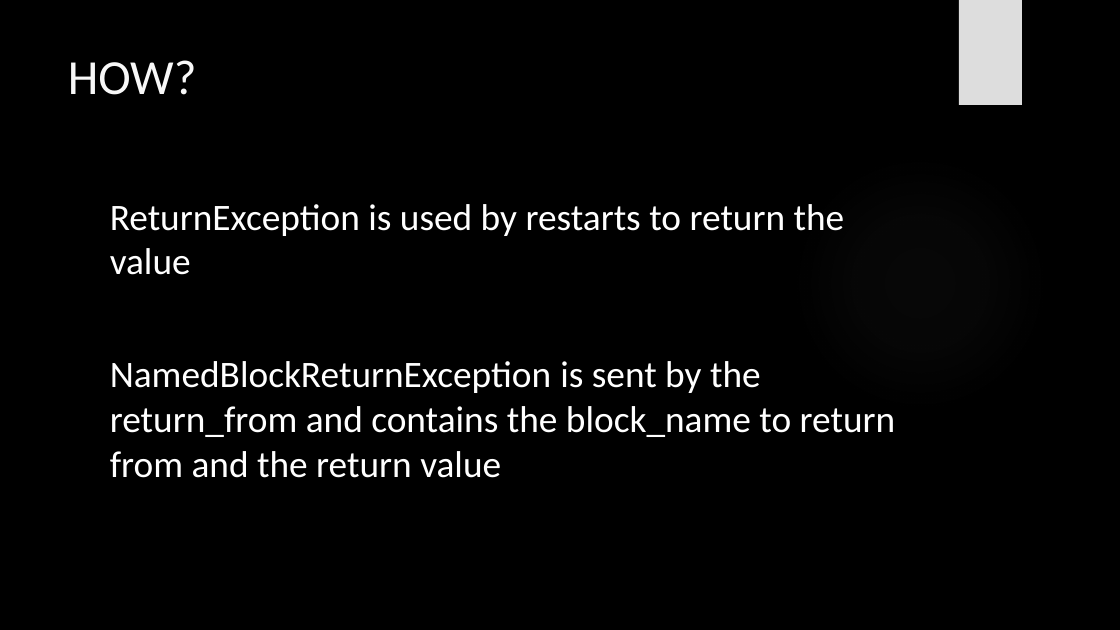
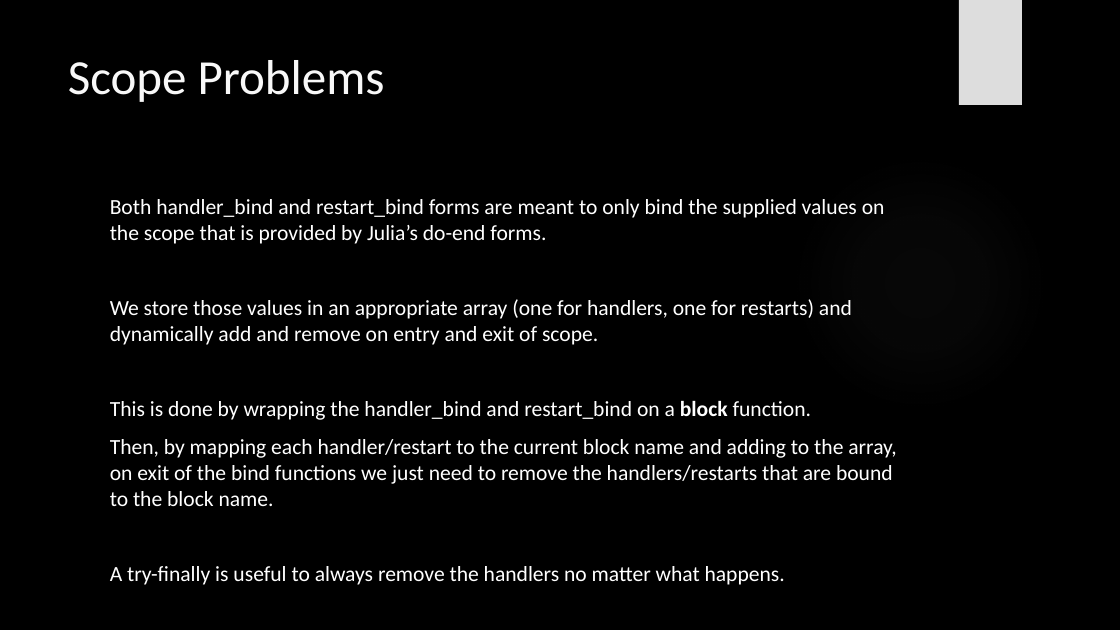
Before and after one commit to davidfrickert/PAva-19-20, a slide deck: slide 5 of PAva_Presentation.pptx (slide 4 before the commit). Drawn at 1120x630 pixels with LibreOffice and Linux fonts; fonts in the diff are those of the drawing; background and template pictures are left out. Boxes give left, top, right and bottom in pixels: in the first picture for what was removed or moved away, otherwise in the second. Text is boxed around its words. In the diff, an @@ line names an element or a change of style, - is before the commit and + after.

```diff
--- a/PAva_Presentation.pptx
+++ b/PAva_Presentation.pptx
@@ title at [68, 60, 385, 102]: text changed @@
-HOW?
+Scope Problems
@@ text at [110, 199, 896, 585]: text changed; size 32 to 18.5 pt @@
-ReturnException is used by restarts to return the value
-NamedBlockReturnException is sent by the return_from and contains the block_name to return from and the return value
+Both handler_bind and restart_bind forms are meant to only bind the supplied values on the scope that is provided by Julia’s do-end forms.
+We store those values in an appropriate array (one for handlers, one for restarts) and dynamically add and remove on entry and exit of scope.
+This is done by wrapping the handler_bind and restart_bind on a block function.
+Then, by mapping each handler/restart to the current block name and adding to the array, on exit of the bind functions we just need to remove the handlers/restarts that are bound to the block name.
+A try-finally is useful to always remove the handlers no matter what happens.
```
Also in this commit, not shown: 1 other slide changed, 1 slide added.
